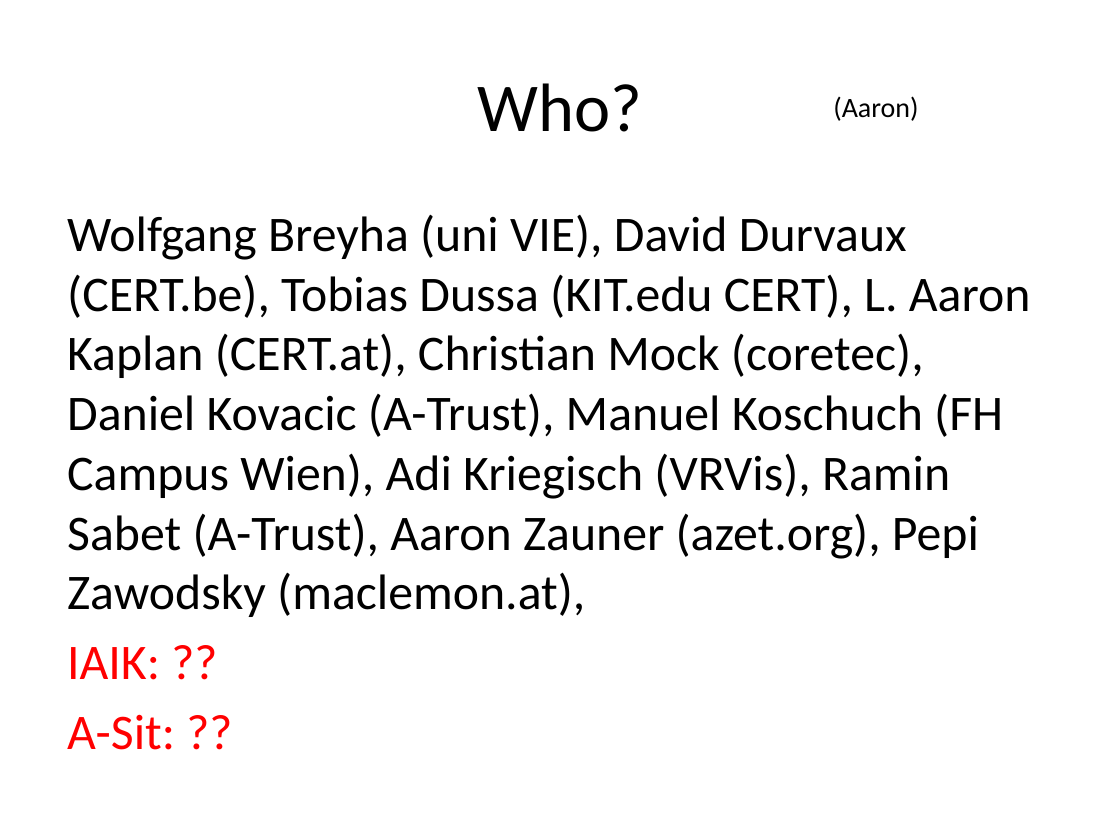
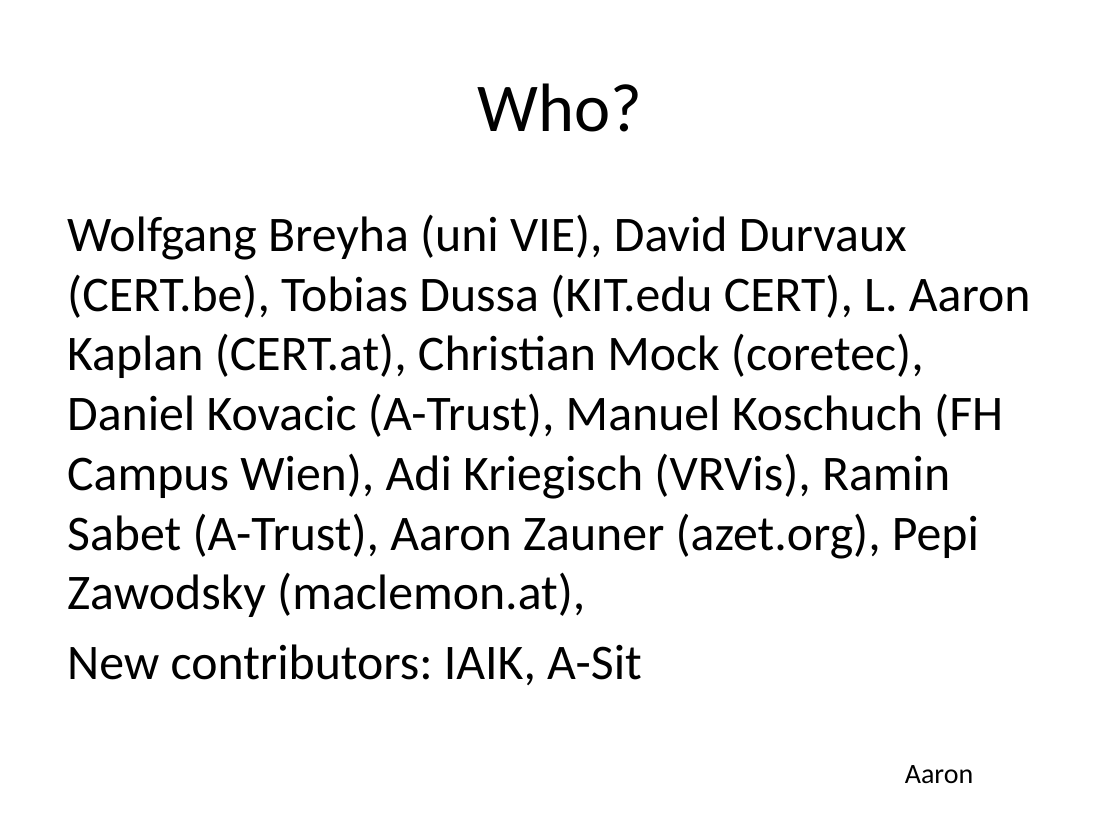
Before and after one commit to BetterCrypto/Applied-Crypto-Hardening, a slide deck: slide 6 of presentations/20131122-Deepsec-ACH project.pptx. Drawn at 1120x840 pixels with LibreOffice and Linux fonts; fonts in the diff are those of the drawing. Boxes give left, top, right and bottom in pixels: in the first picture for what was removed or moved away, otherwise in the second. Text is boxed around its words. In the diff, an @@ line names an element or a change of style, - is before the commit and + after.

```diff
--- a/presentations/20131122-Deepsec-ACH project.pptx
+++ b/presentations/20131122-Deepsec-ACH project.pptx
@@ text at bbox=[67, 644, 642, 685]: text changed; text colour #FF0000 to #000000 @@
-IAIK: ??
-A-Sit: ??
+New contributors: IAIK, A-Sit
@@ text at bbox=[905, 765, 973, 783]: text changed @@
-(Aaron)
+Aaron
```
Also in this commit, not shown: 12 other slides changed, 7 slides added.
